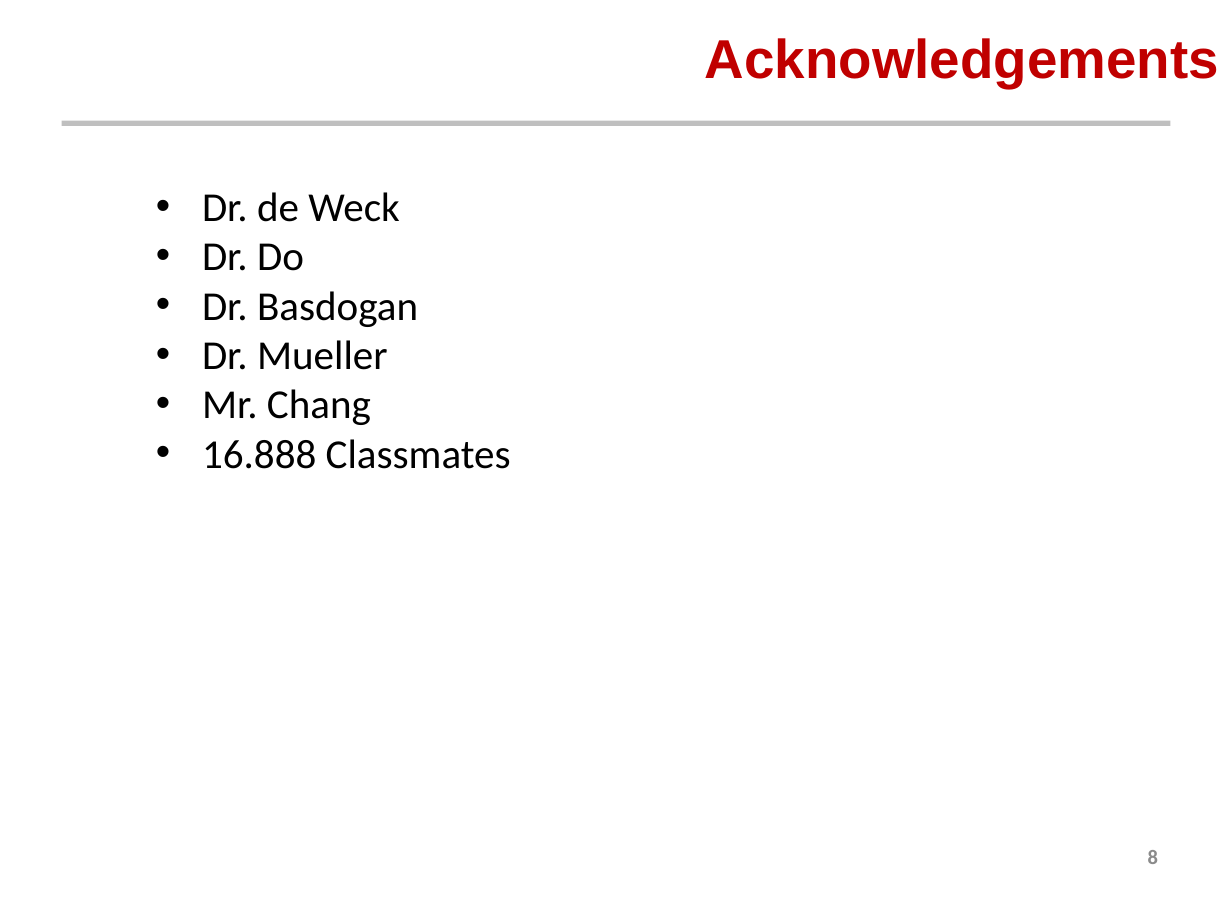
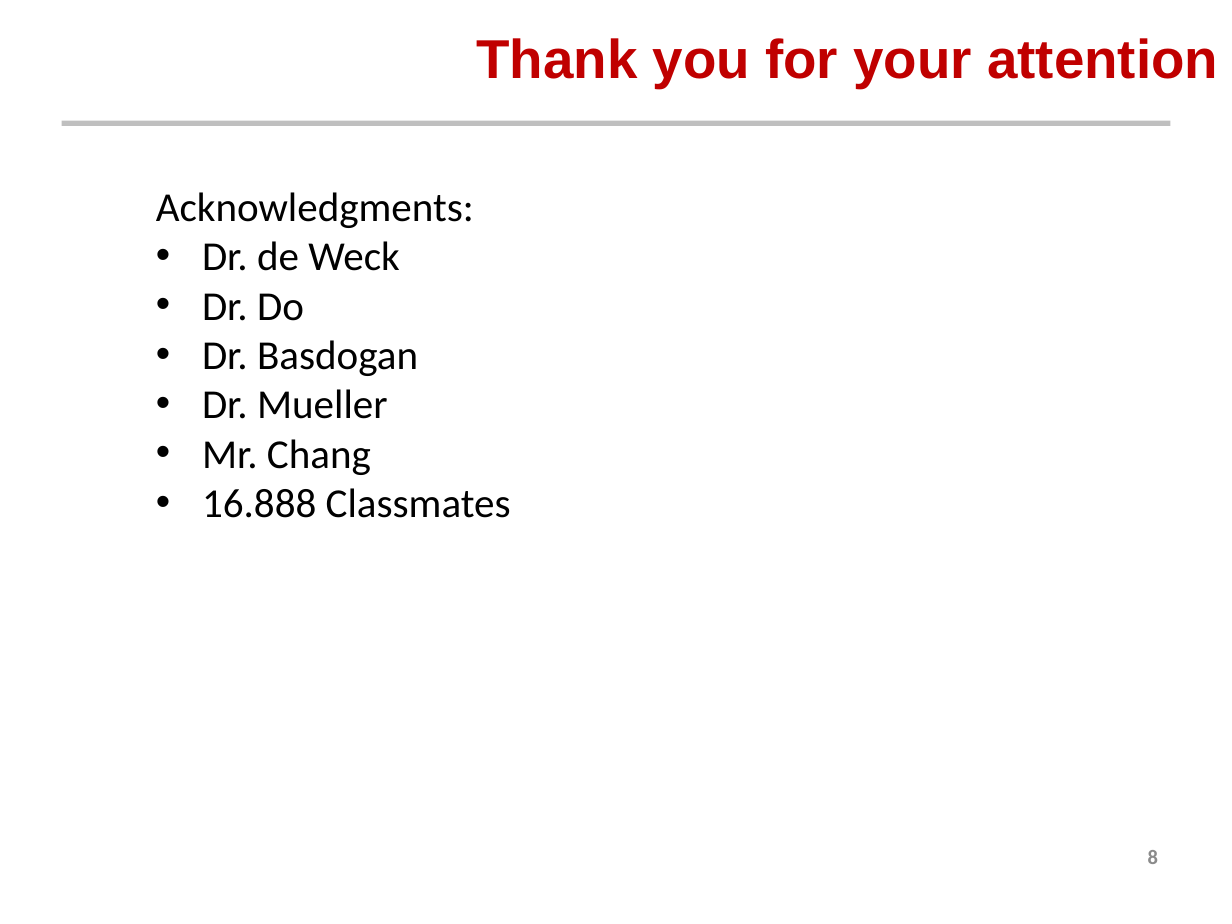
Before and after one commit to AeroSigma/Mars2040, a slide deck: slide 24 of MSDO/Assignment5/Mars 2040 Optimization Presentation.pptx. Drawn at 1232x924 pixels with LibreOffice and Linux fonts; fonts in the diff are those of the drawing; background and template pictures are left out. Boxes give left, top, right and bottom in pixels: in the first picture for what was removed or moved away, otherwise in the second. Text is boxed around its words. In the diff, an @@ line names an element or a change of style, - is before the commit and + after.

```diff
--- a/MSDO/Assignment5/Mars 2040 Optimization Presentation.pptx
+++ b/MSDO/Assignment5/Mars 2040 Optimization Presentation.pptx
@@ title at (477, 38, 1218, 88): text changed @@
-Acknowledgements
+Thank you for your attention
@@ text at (156, 192, 474, 228): paragraph added @@
+  Acknowledgments:
```
Also in this commit, not shown: 4 other slides changed, 6 other files.
